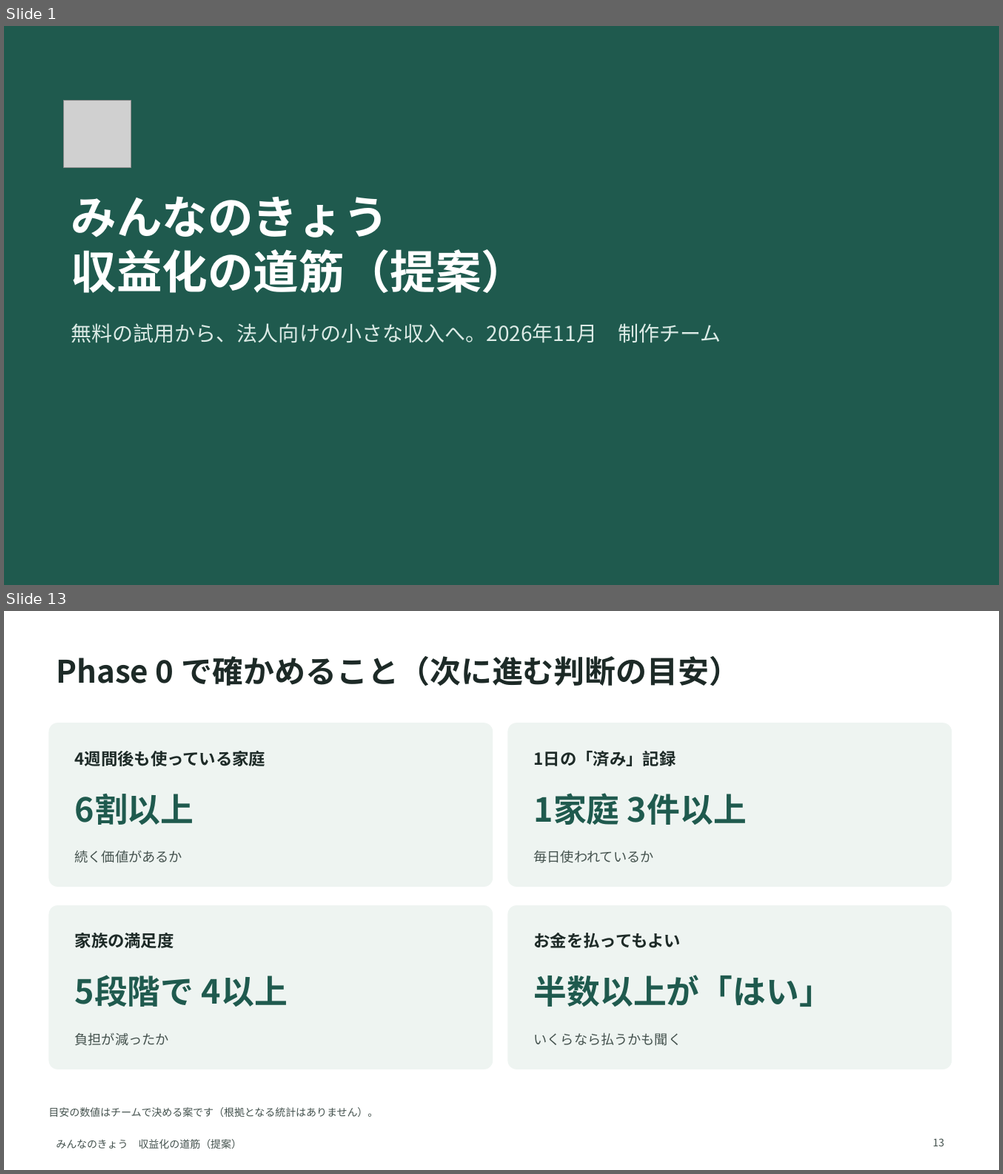
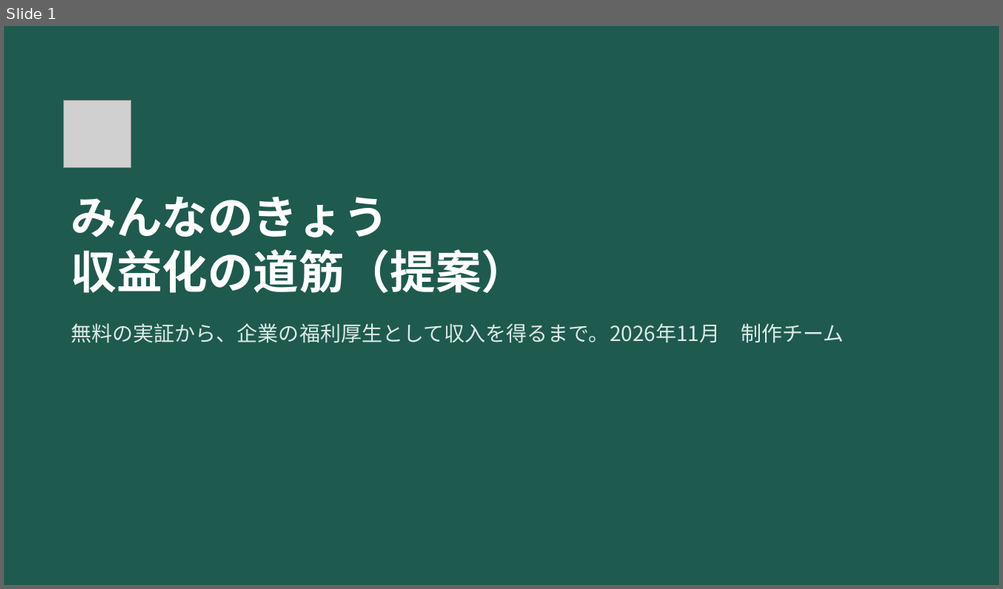
Before and after one commit to sakurabloomyou/Sunplaza-supermarket, a slide deck: minnanokyou-business/minnanokyou_monetization_plan.pptx. Shown one above the other, each under a label of ours: slides 1 and 13 before the commit, slide 1 after it; the slides between them are not shown. The pictures are 1003x1174 and 1003x589 pixels, drawn with LibreOffice and Linux fonts; fonts in the diff are those of the drawing; grey boxes stand for pictures. Boxes give left, top, right and bottom in pixels: in the first picture for what was removed or moved away, otherwise in the second. Text is boxed around its words. In the diff, an @@ line names an element or a change of style, - is before the commit and + after.

```diff
--- a/minnanokyou-business/minnanokyou_monetization_plan.pptx
+++ b/minnanokyou-business/minnanokyou_monetization_plan.pptx
@@ slide 13 removed at box(4, 611, 999, 1170), background #FFFFFF @@
@@ title removed at box(56, 656, 740, 686) @@
-Phase 0 で確かめること（次に進む判断の目安）
@@ rounded rectangle removed at box(48, 723, 492, 887) @@
@@ rounded rectangle removed at box(508, 723, 951, 887) @@
@@ text removed at box(75, 751, 266, 766) @@
-4週間後も使っている家庭
@@ text removed at box(534, 751, 676, 766) @@
-1日の「済み」記録
@@ text removed at box(75, 794, 194, 825) @@
-6割以上
@@ text removed at box(534, 793, 746, 825) @@
-1家庭 3件以上
@@ text removed at box(75, 850, 182, 863) @@
-続く価値があるか
@@ text removed at box(534, 851, 654, 863) @@
-毎日使われているか
@@ rounded rectangle removed at box(48, 906, 492, 1070) @@
@@ rounded rectangle removed at box(508, 906, 951, 1070) @@
@@ text removed at box(75, 933, 174, 948) @@
-家族の満足度
@@ text removed at box(534, 933, 681, 948) @@
-お金を払ってもよい
@@ text removed at box(75, 975, 287, 1007) @@
-5段階で 4以上
@@ text removed at box(534, 975, 832, 1007) @@
-半数以上が「はい」
@@ text removed at box(75, 1033, 169, 1046) @@
-負担が減ったか
@@ text removed at box(534, 1033, 682, 1046) @@
-いくらなら払うかも聞く
@@ text removed at box(48, 1108, 378, 1117) @@
-目安の数値はチームで決める案です（根拠となる統計はありません）。
@@ text removed at box(56, 1139, 242, 1149) @@
-みんなのきょう 収益化の道筋（提案）
@@ page number removed at box(933, 1139, 945, 1147) @@
-13
@@ slide 1 changed as well @@
@@ text at box(71, 323, 844, 343): text changed @@
-無料の試用から、法人向けの小さな収入へ。2026年11月 制作チーム
+無料の実証から、企業の福利厚生として収入を得るまで。2026年11月 制作チーム
```
Also in this commit, not shown: 6 other slides changed, 3 slides added, 7 other slides removed, 1 other file.
